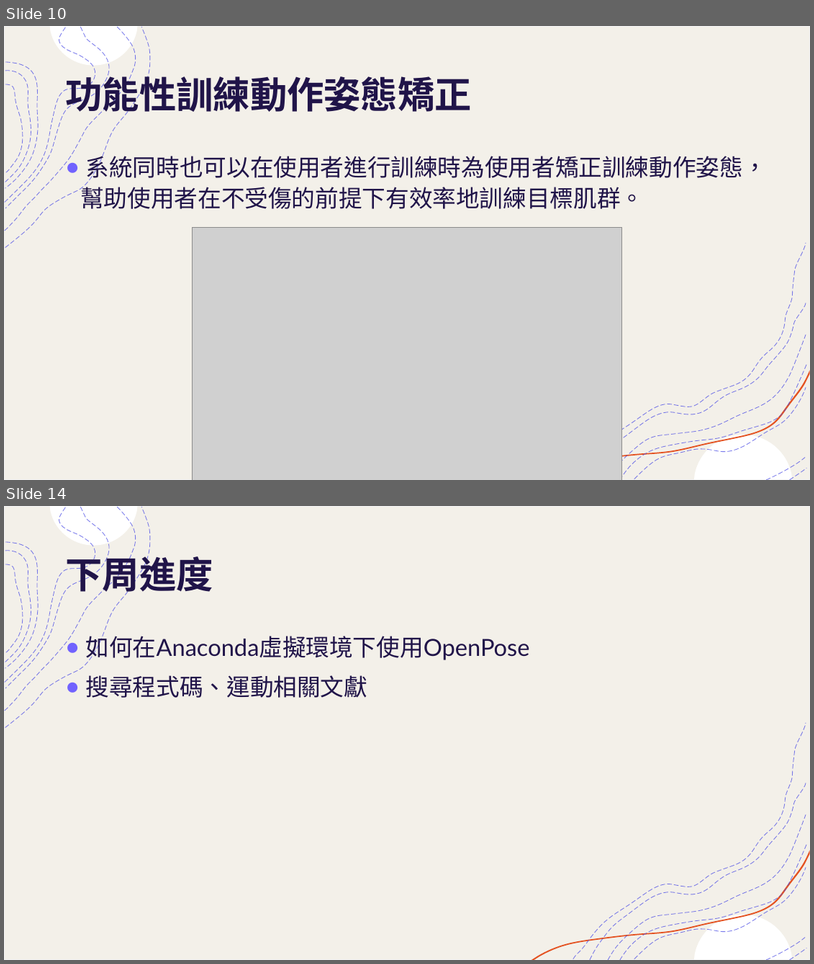
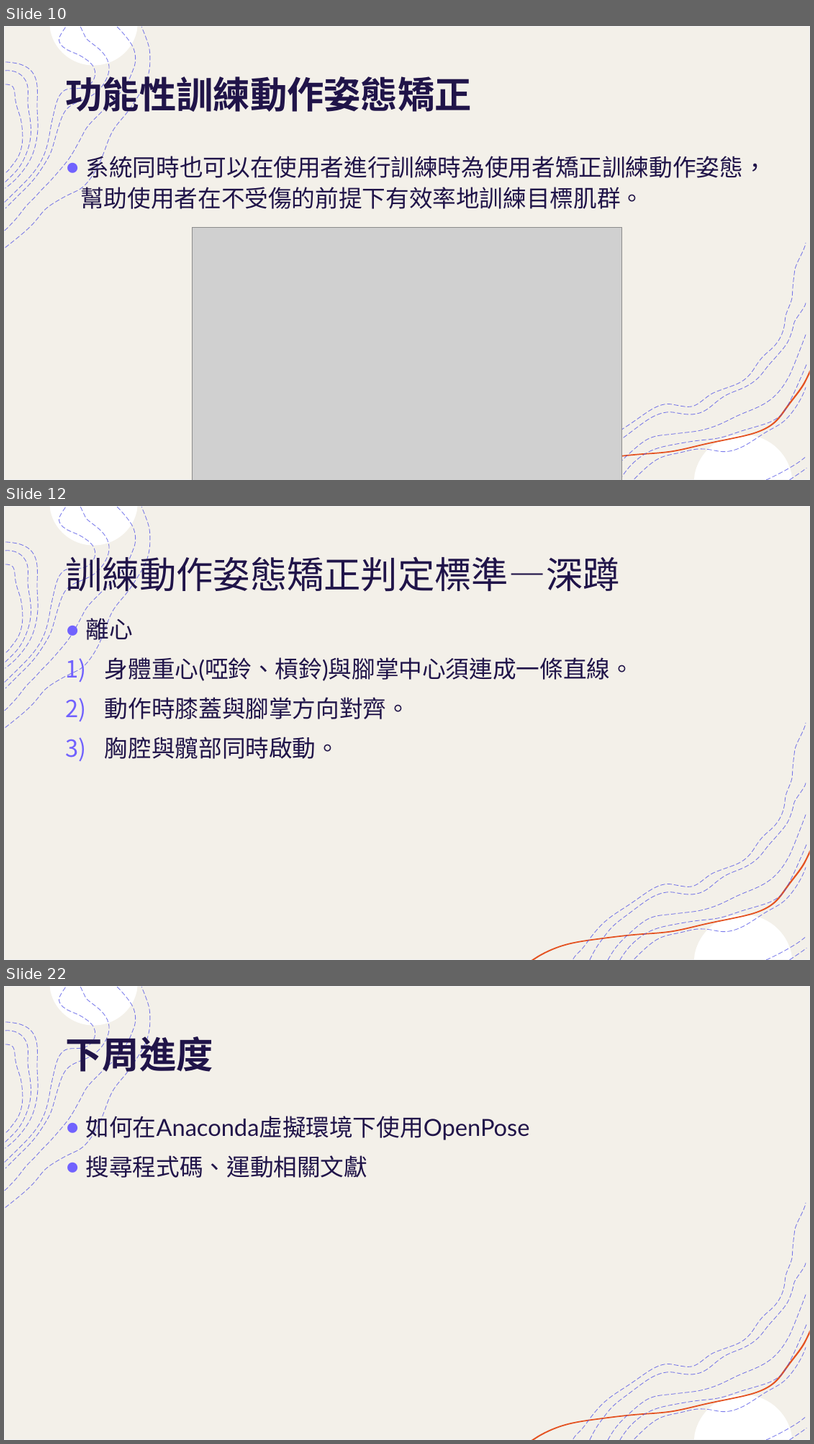
Before and after one commit to mizulun/seatpose-system, a slide deck: 提升運動表現輔助系統.pptx. Shown one above the other, each under a label of ours: slides 10 and 14 before the commit, slides 10, 12 and 22 after it; the slides between them are not shown. The pictures are 814x964 and 814x1444 pixels, drawn with LibreOffice and Linux fonts; fonts in the diff are those of the drawing; grey boxes stand for pictures. Boxes give left, top, right and bottom in pixels: in the first picture for what was removed or moved away, otherwise in the second. Text is boxed around its words. In the diff, an @@ line names an element or a change of style, - is before the commit and + after.

Commit message:
更改成下肢重訓姿勢矯正輔助系統 更改設計動機與目的 新增姿勢判定標準 新增架設環境遇到的問題

```diff
--- a/提升運動表現輔助系統.pptx
+++ b/提升運動表現輔助系統.pptx
@@ slide 12 added at <box>4,506,810,960</box>, background #FFFFFF; not listed: 18 template elements that a slide beside it also shows @@
@@ title added at <box>65,551,620,597</box>, 44 pt, text #201449 @@
+訓練動作姿態矯正判定標準—深蹲
@@ text added at <box>86,614,634,759</box>, 28 pt, text #201449 @@
+● 離心
+1) 身體重心(啞鈴、槓鈴)與腳掌中心須連成一條直線。
+2) 動作時膝蓋與腳掌方向對齊。
+3) 胸腔與髖部同時啟動。
@@ what was slide 14 is now slide 22 @@
```
Also in this commit, not shown: 8 slides changed, 11 other slides added, 3 slides removed.
